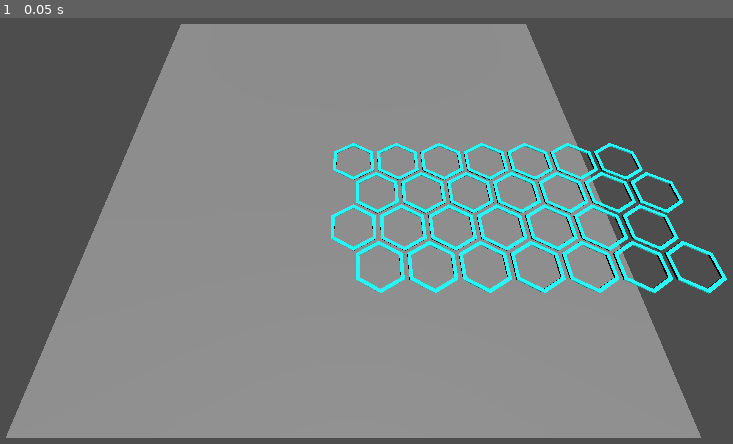
Above: before the commit, frame 1.
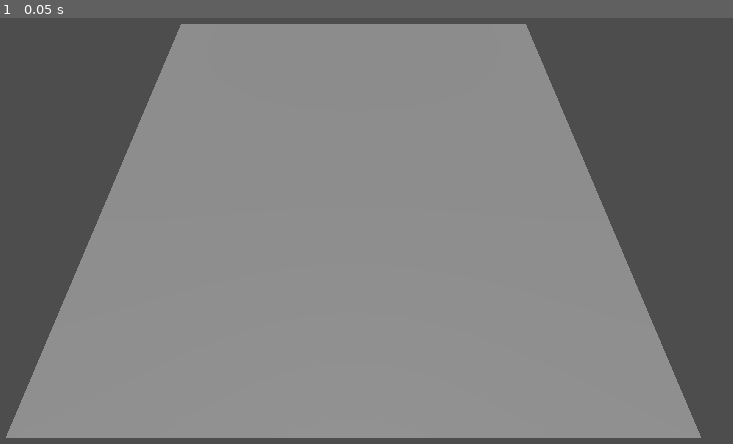
Above: after the commit, the same moment.

Repository: Wellbek/Teafight-Tactics
Game: Godot game, scene res://main.tscn
The game is run twice, just before and just after one commit, with the same random seed, the same clock (stepped at 60 frames per second) and the same inputs. The project has no main scene, so this scene is started directly.
Inputs:
- Up to frame 1 (0.05 s): no input

The runs differ from the first frame. In frame 1, 4.5% of the frame differs, in the area x 45-100%, y 29-65%.
Error after the commit: Parse Error: Preload file "res://src/tiles/hex.tscn" does not exist. (res://scripts/gridmap/gridmap.gd:28)

Commit message:
Unit grid

Diff:
--- a/scenes/main.tscn
+++ b/scenes/main.tscn
@@ -1,26 +1,54 @@
-[gd_scene load_steps=3 format=3 uid="uid://cqs5r3b42amb7"]
+[gd_scene load_steps=6 format=3 uid="uid://cqs5r3b42amb7"]
+
+[ext_resource type="Script" path="res://scripts/gridmap/gridmap.gd" id="1_bwssu"]
 
 [sub_resource type="BoxShape3D" id="BoxShape3D_44fhn"]
-size = Vector3(20, 1, 20)
+size = Vector3(18, 1, 16)
 
 [sub_resource type="BoxMesh" id="BoxMesh_vclnc"]
-size = Vector3(20, 1, 20)
+size = Vector3(18, 1, 16)
+
+[sub_resource type="BoxShape3D" id="BoxShape3D_jlr6y"]
+
+[sub_resource type="BoxMesh" id="BoxMesh_amsno"]
+size = Vector3(18, 1, 2)
 
 [node name="Main" type="Node"]
 
 [node name="World" type="Node3D" parent="."]
 
 [node name="Camera3D" type="Camera3D" parent="World"]
-transform = Transform3D(1, 0, 0, 0, 0.427184, 0.904165, 0, -0.904165, 0.427184, 0, 11.8463, 8.71276)
-
-[node name="Ground" type="StaticBody3D" parent="World"]
-
-[node name="CollisionShape3D" type="CollisionShape3D" parent="World/Ground"]
-shape = SubResource("BoxShape3D_44fhn")
-
-[node name="MeshInstance3D" type="MeshInstance3D" parent="World/Ground"]
-mesh = SubResource("BoxMesh_vclnc")
+transform = Transform3D(1, 0, 0, 0, 0.547358, 0.836898, 0, -0.836898, 0.547358, 0, 9.66365, 10.7009)
 
 [node name="DirectionalLight3D" type="DirectionalLight3D" parent="World"]
 transform = Transform3D(1, 0, 0, 0, 0.418279, 0.908318, 0, -0.908318, 0.418279, 0, 0, 0)
 shadow_enabled = true
+
+[node name="Board" type="StaticBody3D" parent="World"]
+transform = Transform3D(1, 0, 0, 0, 1, 0, 0, 0, 1, 0, -0.5, 0)
+
+[node name="CollisionShape3D" type="CollisionShape3D" parent="World/Board"]
+shape = SubResource("BoxShape3D_44fhn")
+
+[node name="MeshInstance3D" type="MeshInstance3D" parent="World/Board"]
+mesh = SubResource("BoxMesh_vclnc")
+
+[node name="BoardGrid" type="Node3D" parent="World/Board"]
+transform = Transform3D(1, 0, 0, 0, 1, 0, 0, 0, 1, -6.2, 0.5, 1.8)
+script = ExtResource("1_bwssu")
+type = 1
+
+[node name="Units" type="StaticBody3D" parent="World"]
+transform = Transform3D(1, 0, 0, 0, 1, 0, 0, 0, 1, 0, -0.3, 9)
+
+[node name="CollisionShape3D" type="CollisionShape3D" parent="World/Units"]
+shape = SubResource("BoxShape3D_jlr6y")
+
+[node name="MeshInstance3D" type="MeshInstance3D" parent="World/Units"]
+mesh = SubResource("BoxMesh_amsno")
+
+[node name="UnitGrid" type="Node3D" parent="World/Units"]
+transform = Transform3D(1, 0, 0, 0, 1, 0, 0, 0, 1, -6.9, 0.5, 0)
+script = ExtResource("1_bwssu")
+x = 9
+z = 1
--- a/scripts/gridmap/gridmap.gd
+++ b/scripts/gridmap/gridmap.gd
@@ -2,6 +2,10 @@
 
 @export var x: int = 7
 @export var z: int = 4
+
+@export var type: Type = Type.SQUARE
+
+enum Type {SQUARE, HEX}
 
 #https://www.redblobgames.com/grids/hexagons/
 const size = 1
@@ -14,15 +18,26 @@
 const wCorrection = 1.1
 
 func _ready():
-	generateHexGrid(x,z)
+	if type == Type.SQUARE: generateGrid(x,z)
+	elif type == Type.HEX: generateHexGrid(x,z)
+	else: push_error("Unknown grid type")
 
 func generateHexGrid(_x: int, _z:int):
 	for xi in _x:
 		for zi in _z:
-			var hex = preload("res://src/hextile/hex.tscn").instantiate()
+			var hex = preload("res://src/tiles/hex.tscn").instantiate()
 			add_child(hex)
 			var hexX = w*xi*wCorrection
 			var hexZ = hCorrection*h*zi
 			if zi % 2 != 0:
 				hexX += offset
-			hex.global_transform.origin = Vector3(hexX, 0, hexZ)
+			hex.transform.origin = Vector3(hexX, 0, hexZ)
+
+func generateGrid(_x: int, _z:int):
+	for xi in _x:
+		for zi in _z:
+			var square = preload("res://src/tiles/square.tscn").instantiate()
+			add_child(square)
+			var squareX = w*xi
+			var squareZ = h*zi
+			square.transform.origin = Vector3(squareX, 0, squareZ)
--- a/src/hextile/hex.tscn
+++ /dev/null
@@ -1,12 +0,0 @@
-[gd_scene load_steps=3 format=3 uid="uid://bt2m4imv0wxd3"]
-
-[ext_resource type="ArrayMesh" uid="uid://w2ulu6ga7fvi" path="res://assets/hex/hex.obj" id="1_5jns3"]
-
-[sub_resource type="StandardMaterial3D" id="StandardMaterial3D_flfnt"]
-albedo_color = Color(0.12549, 1, 1, 1)
-
-[node name="Hex" type="Node3D"]
-
-[node name="MeshInstance3D" type="MeshInstance3D" parent="."]
-mesh = ExtResource("1_5jns3")
-surface_material_override/0 = SubResource("StandardMaterial3D_flfnt")
